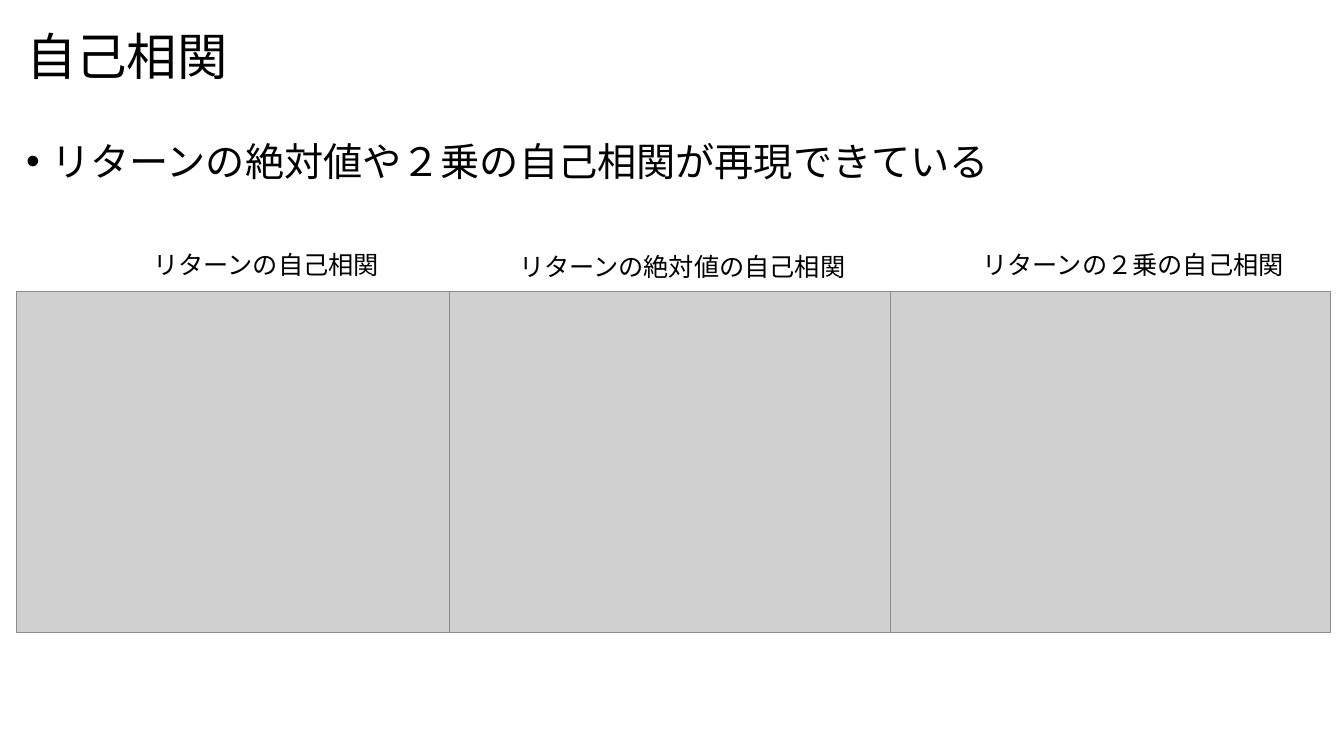
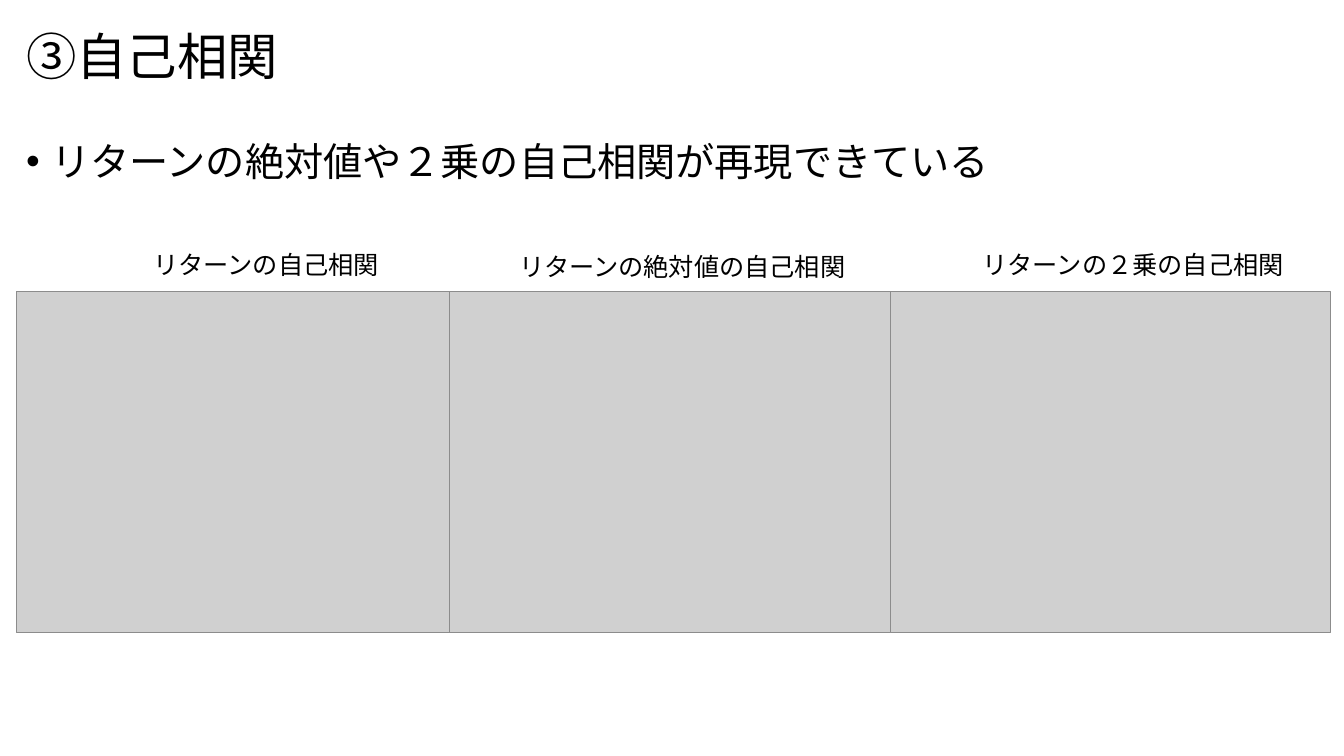
Before and after one commit to nakayasu720/report, a slide deck: slide 17 of 時系列データの生成.pptx. Drawn at 1344x756 pixels with LibreOffice and Linux fonts; fonts in the diff are those of the drawing; grey boxes stand for pictures. Boxes give left, top, right and bottom in pixels: in the first picture for what was removed or moved away, otherwise in the second. Text is boxed around its words. In the diff, an @@ line names an element or a change of style, - is before the commit and + after.

```diff
--- a/時系列データの生成.pptx
+++ b/時系列データの生成.pptx
@@ title at bbox=[26, 32, 278, 80]: text changed @@
-自己相関
+③自己相関
```
Also in this commit, not shown: 17 other slides changed, 5 slides added, 3 slides removed.
